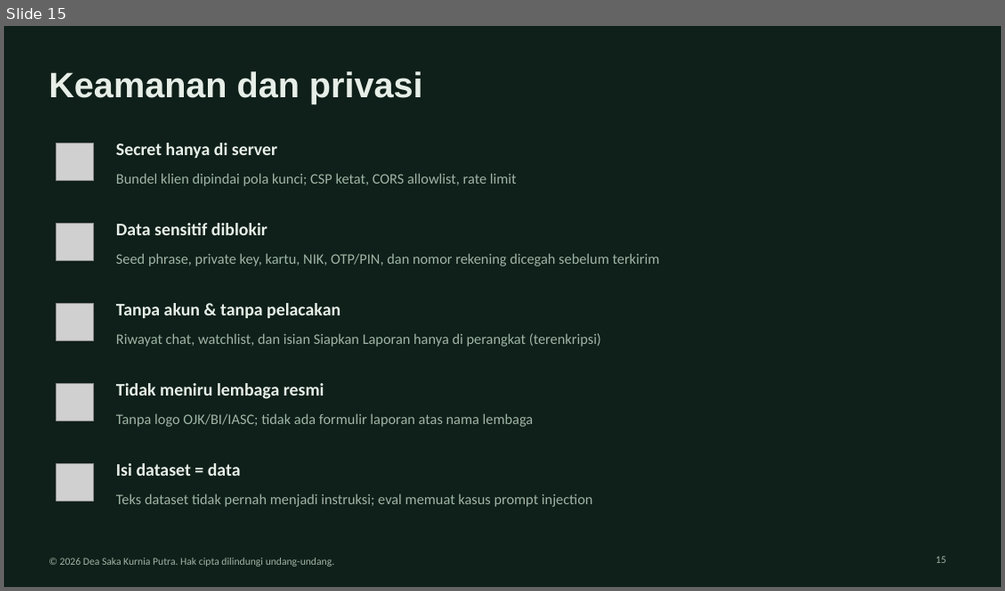
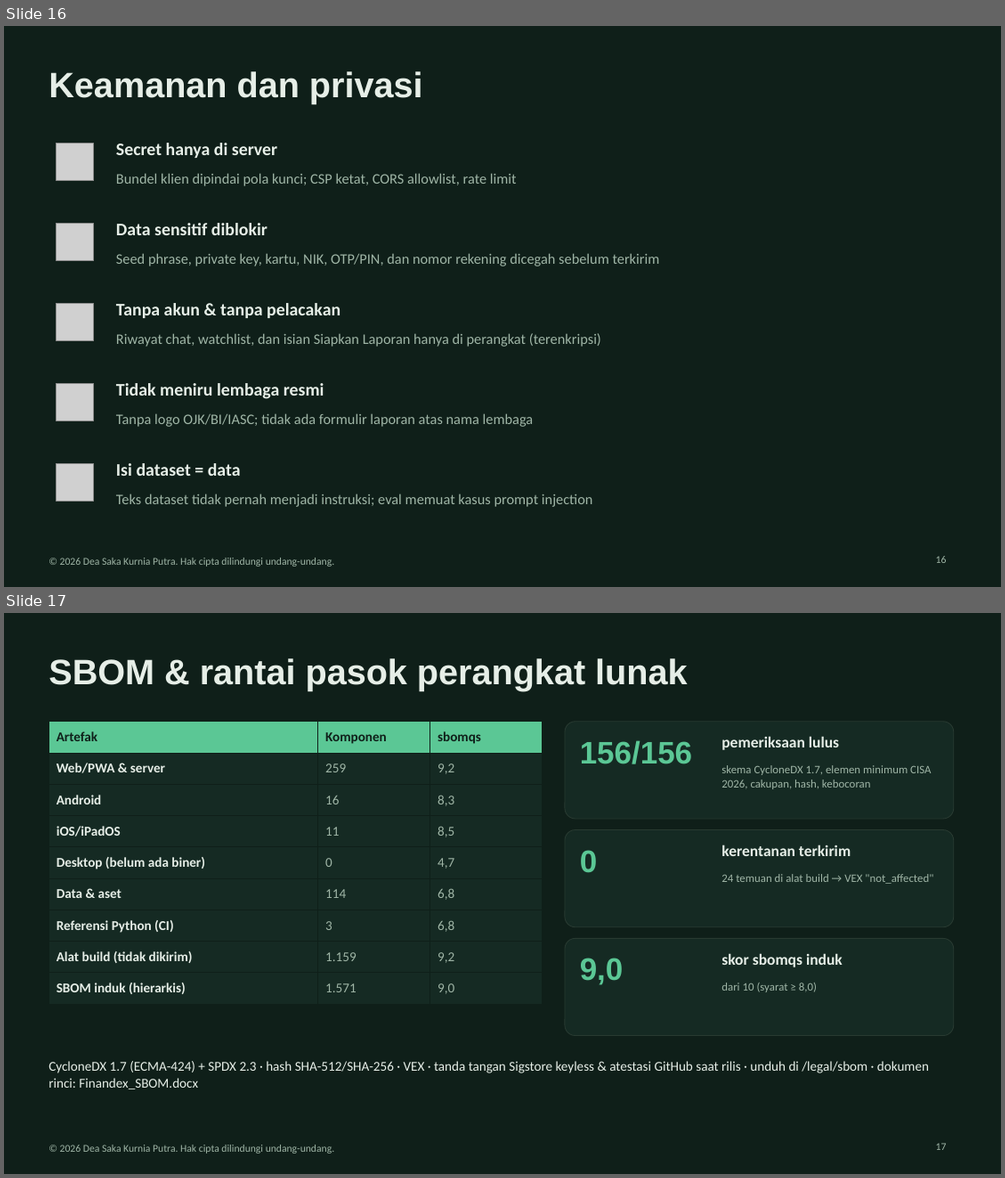
Before and after one commit to DSKPutra/askfolio, a slide deck: kit/whitepaper/Finandex_UTS_Kelompok.pptx. Shown one above the other, each under a label of ours: slide 15 before the commit, slides 16 and 17 after it. The pictures are 1005x591 and 1005x1178 pixels, drawn with LibreOffice and Linux fonts; fonts in the diff are those of the drawing; grey boxes stand for pictures. Boxes give left, top, right and bottom in pixels: in the first picture for what was removed or moved away, otherwise in the second. Text is boxed around its words. In the diff, an @@ line names an element or a change of style, - is before the commit and + after.

```diff
--- a/kit/whitepaper/Finandex_UTS_Kelompok.pptx
+++ b/kit/whitepaper/Finandex_UTS_Kelompok.pptx
@@ slide 17 added at <box>4,613,1001,1174</box>, background #0F1F19; not listed: 1 template element that a slide beside it also shows @@
@@ title added at <box>48,658,687,691</box>, 34 pt, text #E6EEE7, bold @@
+SBOM & rantai pasok perangkat lunak
@@ table added at <box>48,722,542,997</box>, 9 rows, 3 columns @@
+Artefak | Komponen | sbomqs
+Web/PWA & server | 259 | 9,2
+Android | 16 | 8,3
+iOS/iPadOS | 11 | 8,5
+Desktop (belum ada biner) | 0 | 4,7
+Data & aset | 114 | 6,8
+Referensi Python (CI) | 3 | 6,8
+Alat build (tidak dikirim) | 1.159 | 9,2
+SBOM induk (hierarkis) | 1.571 | 9,0
@@ rounded rectangle added at <box>565,722,954,819</box>, fill #152A23, outline #283A31 0.75 pt @@
@@ text added at <box>580,740,692,764</box>, 30 pt, text #5BC795, bold @@
+156/156
@@ text added at <box>721,736,839,750</box>, 15 pt, text #E6EEE7, bold @@
+pemeriksaan lulus
@@ text added at <box>721,765,930,789</box>, 11 pt, text #9FB5A6 @@
+skema CycloneDX 1.7, elemen minimum CISA 2026, cakupan, hash, kebocoran
@@ rounded rectangle added at <box>565,830,954,927</box>, fill #152A23, outline #283A31 0.75 pt @@
@@ text added at <box>580,850,597,873</box>, 30 pt, text #5BC795, bold @@
+0
@@ text added at <box>721,844,850,856</box>, 15 pt, text #E6EEE7, bold @@
+kerentanan terkirim
@@ text added at <box>721,874,933,884</box>, 11 pt, text #9FB5A6 @@
+24 temuan di alat build → VEX "not_affected"
@@ rounded rectangle added at <box>565,938,954,1036</box>, fill #152A23, outline #283A31 0.75 pt @@
@@ text added at <box>580,957,623,985</box>, 30 pt, text #5BC795, bold @@
+9,0
@@ text added at <box>721,953,842,967</box>, 15 pt, text #E6EEE7, bold @@
+skor sbomqs induk
@@ text added at <box>721,982,817,992</box>, 11 pt, text #9FB5A6 @@
+dari 10 (syarat ≥ 8,0)
@@ text added at <box>48,1061,929,1089</box>, 13 pt, text #E6EEE7 @@
+CycloneDX 1.7 (ECMA-424) + SPDX 2.3 · hash SHA-512/SHA-256 · VEX · tanda tangan Sigstore keyless & atestasi GitHub saat rilis · unduh di /legal/sbom · dokumen rinci: Finandex_SBOM.docx
@@ page number added at <box>936,1143,947,1150</box>, 10 pt, text #9FB5A6 @@
+17
@@ what was slide 15 is now slide 16 @@
@@ page number at <box>936,556,947,563</box>: text changed @@
-15
+16
```
Also in this commit, not shown: 13 slides changed, 1 other slide added, 9 other files.
